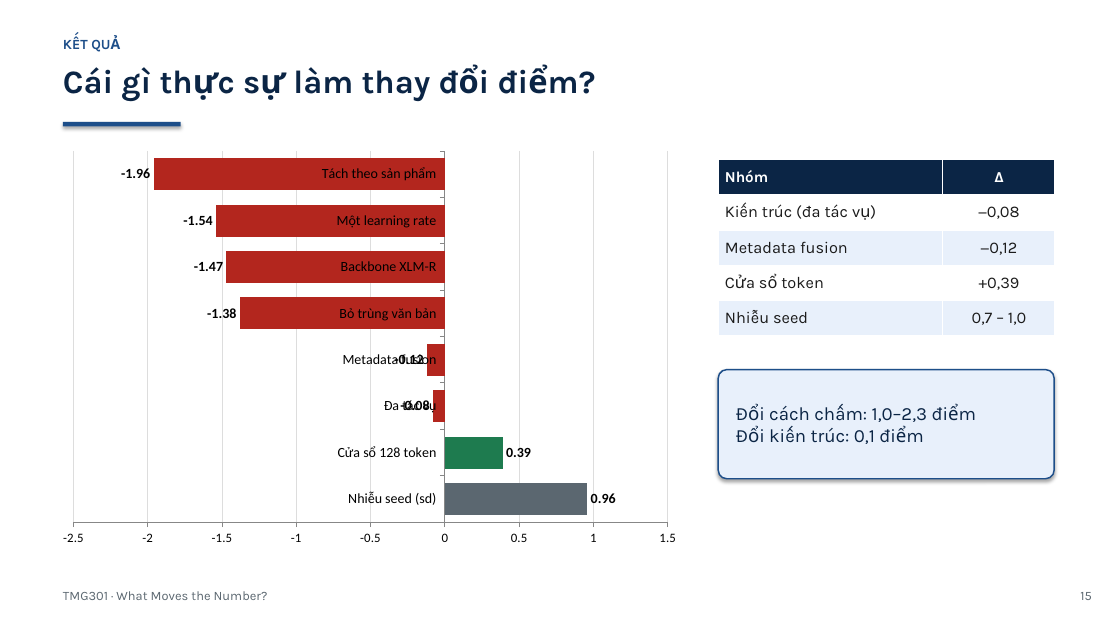
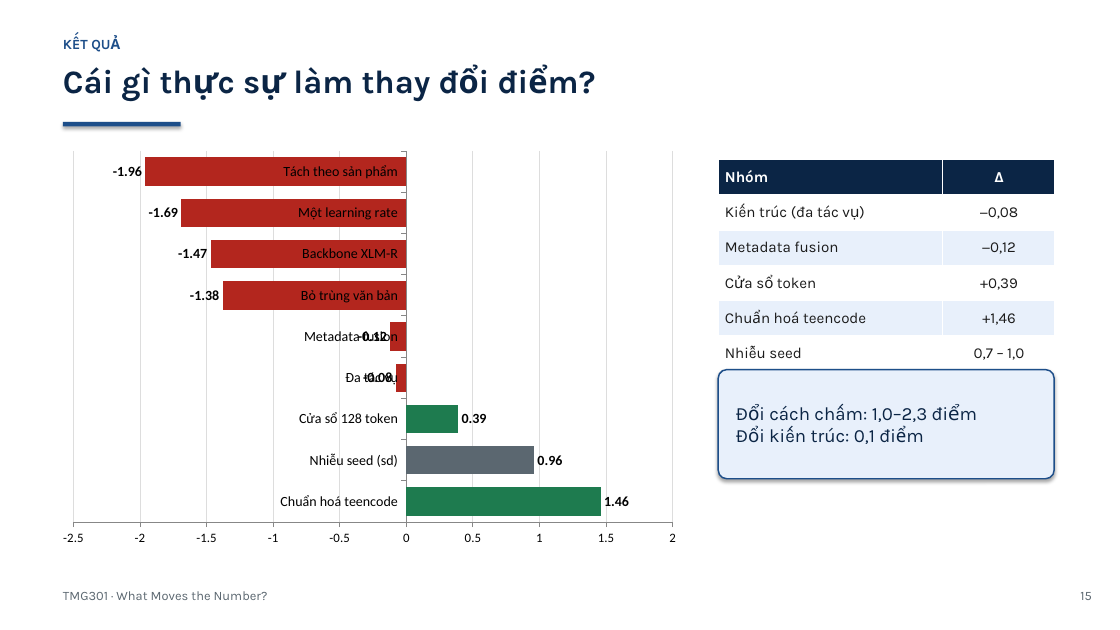
Before and after one commit to PhanBaSongToan/what-moves-the-number, a slide deck: slide 16 of slides/TMG301_What_Moves_the_Number.pptx. Drawn at 1120x630 pixels with LibreOffice and Linux fonts; fonts in the diff are those of the drawing. Boxes give left, top, right and bottom in pixels: in the first picture for what was removed or moved away, otherwise in the second. Text is boxed around its words. In the diff, an @@ line names an element or a change of style, - is before the commit and + after.

```diff
--- a/slides/TMG301_What_Moves_the_Number.pptx
+++ b/slides/TMG301_What_Moves_the_Number.pptx
@@ bar chart at (50, 143, 689, 555) @@
-categories: Nhiễu seed (sd), Cửa sổ 128 token, Đa tác vụ, Metadata fusion, Bỏ trùng văn bản, Backbone XLM-R, Một learning rate, Tách theo sản phẩm
+categories: Chuẩn hoá teencode, Nhiễu seed (sd), Cửa sổ 128 token, Đa tác vụ, Metadata fusion, Bỏ trùng văn bản, Backbone XLM-R, Một learning rate, Tách theo sản phẩm
-Series 1: 0.96, 0.39, -0.08, -0.12, -1.38, -1.47, -1.54, -1.96
+Series 1: 1.46, 0.96, 0.39, -0.08, -0.12, -1.38, -1.47, -1.69, -1.96
@@ table at (718, 160, 1054, 371) @@
+row 5: Chuẩn hoá teencode | +1,46
```
Also in this commit, not shown: 6 other slides changed, 1 slide added, 1 other file.
